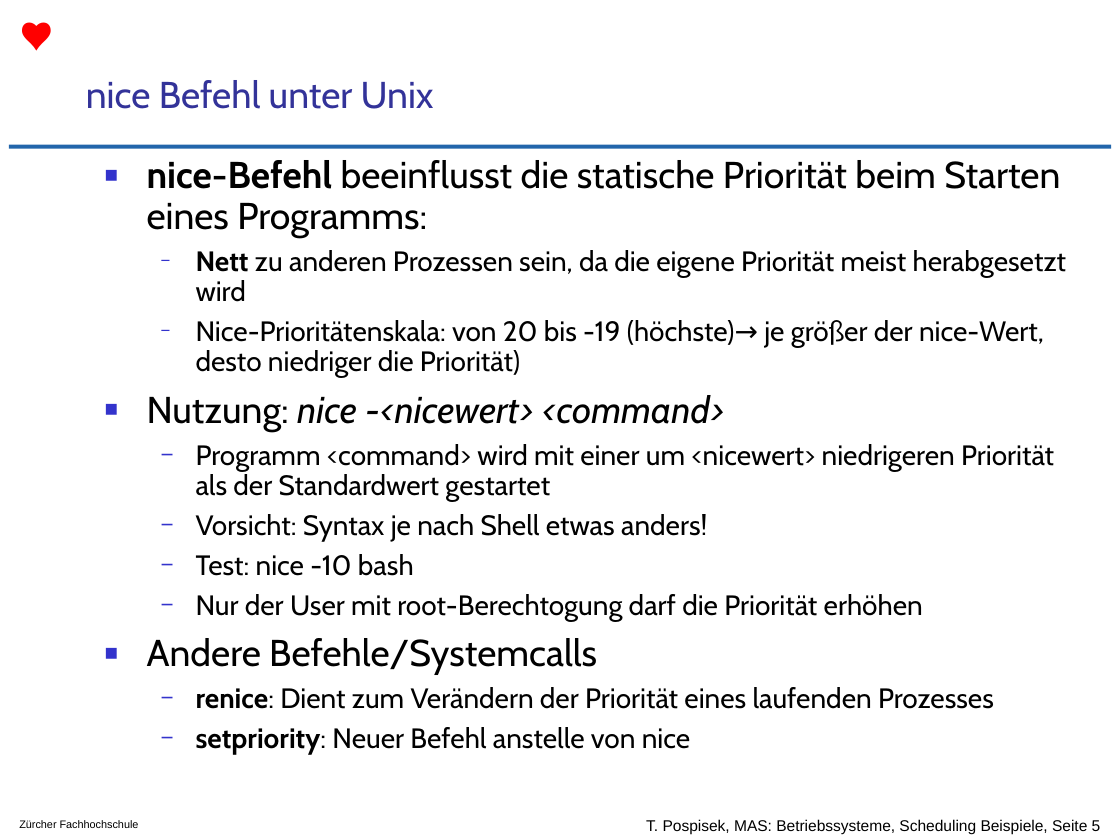
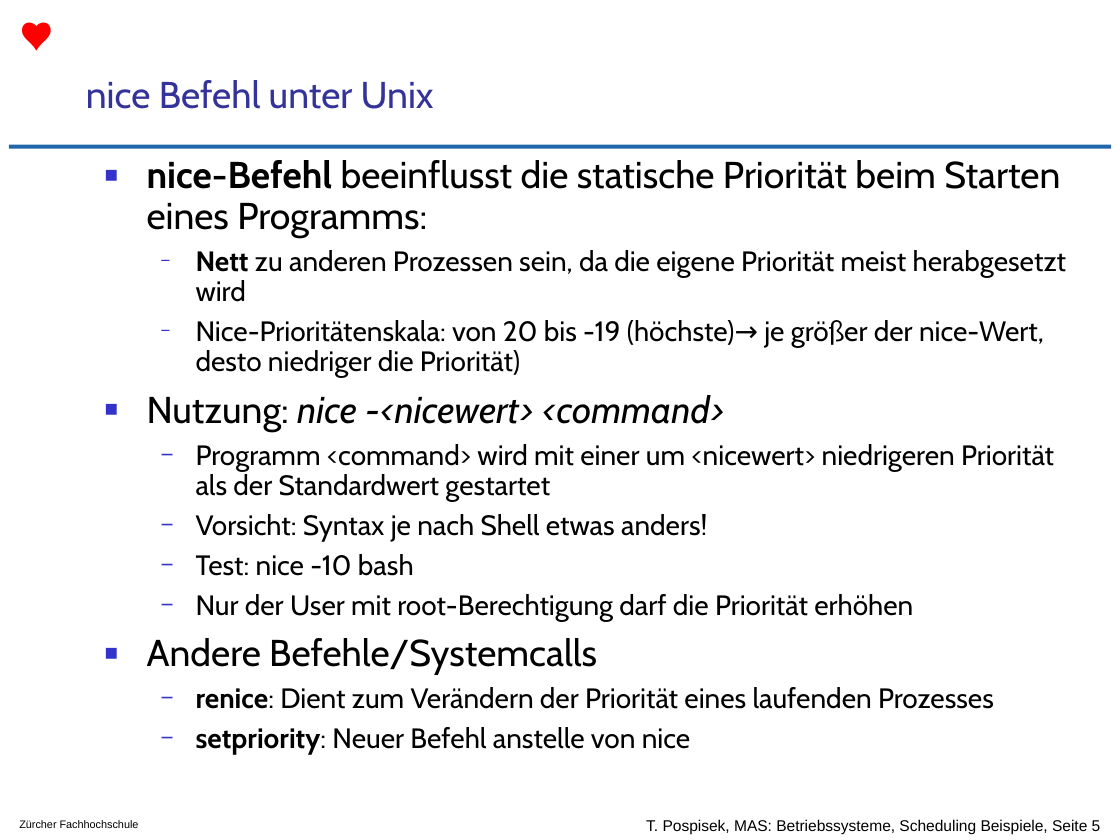
Before and after one commit to tpo/betriebssysteme, a slide deck: slide 5 of 06_CPU_Scheduling_Fallbeispiele.odp. Drawn at 1120x840 pixels with LibreOffice and Linux fonts; fonts in the diff are those of the drawing; background and template pictures are left out. Boxes give left, top, right and bottom in pixels: in the first picture for what was removed or moved away, otherwise in the second. Text is boxed around its words. In the diff, an @@ line names an element or a change of style, - is before the commit and + after.

```diff
--- a/06_CPU_Scheduling_Fallbeispiele.odp
+++ b/06_CPU_Scheduling_Fallbeispiele.odp
@@ text at [196, 594, 913, 622]: text changed @@
-  − Nur der User mit root-Berechtogung darf die Priorität erhöhen
+  − Nur der User mit root-Berechtigung darf die Priorität erhöhen
```
Also in this commit, not shown: 1 other file.
